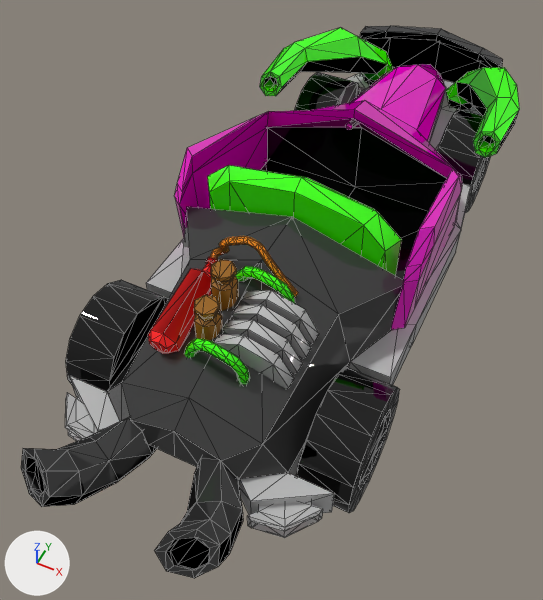
What one commit did to the FBX model Assets/Models/car/car-parsche-sport-green_11.fbx.
Rendered twice from a camera (50 mm lens) standing at (0.777, -2.086, 2.3) and looking at (-0.083, -0.366, 0.15). Lighting does not change. The marker at lower left points along +X, +Y and +Z. Mesh edges are drawn as thin lines. Where no turn or scale is listed for an object, it has been applied to the vertices. Vertices at the same position are counted once.

The first picture shows 'car-parsche-sport-green_11', 'wheel_1', 'wheel_2', 'wheel_3', 'wheel_4'.
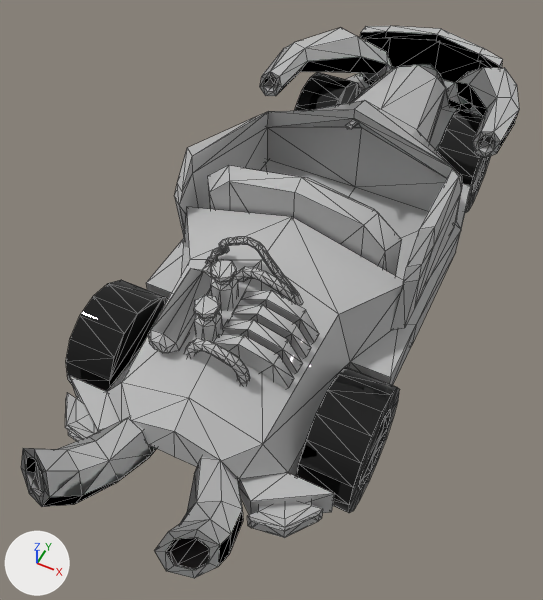
Changed parts and their boxes (x1, y1, x2, y2) in the pictures (543 x 600 px; the box of a moved part takes in the faces that stretch with it):
part 1 of me_mesh, moved or reshaped
    both: (346, 119, 452, 178)
part 2 of me_mesh, built on
    after: (294, 293, 302, 303)
part 3 of me_mesh, recoloured (pink to grey)
    both: (175, 64, 462, 330)
part 4 of me_mesh, recoloured (black to grey)
    both: (21, 26, 503, 578)
part 5 of me_mesh, recoloured (green to grey)
    both: (184, 28, 519, 384)
part 6 of me_mesh, recoloured (black to grey)
    both: (35, 77, 495, 569)
part 7 of me_mesh, recoloured (red to grey)
    both: (148, 257, 218, 353)
part 8 of me_mesh, recoloured (brown to grey)
    both: (210, 236, 298, 297)
part 9 of me_mesh, recoloured (brown to grey)
    both: (194, 259, 239, 340)

The change, as a diff of the scene's bpy script:
```diff
--- a/Assets/Models/car/car-parsche-sport-green_11.fbx.py
+++ b/Assets/Models/car/car-parsche-sport-green_11.fbx.py
@@ me_mesh @@
 # used by ob_car_parsche_sport_green_11; location = (0.0, 0.0, 0.0)
-me_mesh.from_pydata(...)  # 1035 vertices, 1943 faces; spans x -0.51..0.51, y -1.52..1.41, z 0.12..0.74
-me_mesh.materials.append(mat_material__40)  # red #ff0000
+me_mesh.from_pydata(...)  # 1047 vertices, 1949 faces; spans x -0.51..0.51, y -1.52..1.41, z 0.12..0.74
+# me_mesh part 1
+# 12 faces are deleted
+# 6 vertices are added at (0.4, 0.23, 0.28), (0.39, 0.22, 0.47), (0.0, 0.1, 0.69), (0.01, 0.1, 0.68), (0.01, 0.1, 0.67), (0.0, 0.09, 0.66)
+# 12 new faces join them
+# me_mesh part 2
+# 4 faces are deleted
+# 6 vertices are added at (0.15, -0.65, 0.53), (0.14, -0.65, 0.54), (0.14, -0.64, 0.54), (0.15, -0.63, 0.53), (0.16, -0.63, 0.53), (0.16, -0.65, 0.53)
+# 10 new faces join them
+# me_mesh part 3: 126 faces spanning x -0.46..0.46, y -0.43..1.22, z 0.28..0.72 switch from mat_material__36 (pink #e900c4) to mat_material__35 (grey #bcbcbc)
+# me_mesh part 4: 362 faces spanning x -0.42..0.42, y -1.52..1.41, z 0.12..0.69 switch from mat_material__37 (black #383838) to mat_material__35 (grey #bcbcbc)
+# me_mesh part 5: 478 faces spanning x -0.51..0.51, y -0.98..1.11, z 0.27..0.74 switch from mat_material__38 (green #3bfe00) to mat_material__35 (grey #bcbcbc)
+# me_mesh part 6: 28 faces spanning x -0.49..0.49, y -1.48..0.45, z 0.28..0.6 switch from mat_material__39 (black #000000) to mat_material__35 (grey #bcbcbc)
+# me_mesh part 7: 94 faces spanning x -0.22..-0.11, y -0.98..-0.62, z 0.45..0.6 switch from mat_multimat_0_slot__7 (red #ff0000) to mat_material__35 (grey #bcbcbc)
+# me_mesh part 8: 340 faces spanning x -0.18..0.14, y -0.65..-0.58, z 0.55..0.73 switch from mat_multimat_0_slot__8 (orange #fc8f00) to mat_material__35 (grey #bcbcbc)
+# me_mesh part 9: 150 faces spanning x -0.09..-0.01, y -0.9..-0.71, z 0.4..0.69 switch from mat_multimat_0_slot__9 (brown #976000) to mat_material__35 (grey #bcbcbc)
```
